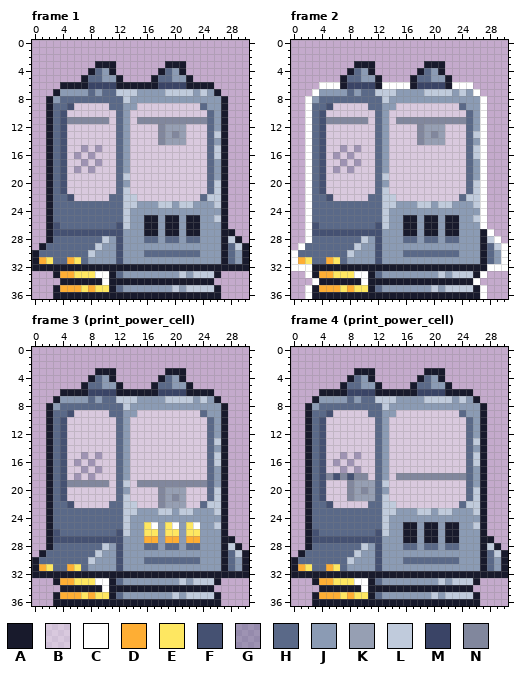
Pixel-art file -- public/sprites/print_machine_2.aseprite. Above: the version before the commit.
31x37 pixels, 11 frames. Colours within 5 levels of each other are drawn and written as one. Shown: frame 1, frame 2, frame 3 (print_power_cell), frame 4 (print_power_cell). The commit also changed other frames, which this record leaves out.
Visible layers, top first: "Layer 4" opacity 36%, "Layer 2", "Layer 3", "Layer 1".
Palette (. is transparent): A #181a2c  B #ffffff5c  C #ffffff  D #feae34  E #fee761  F #455172  G #5a69885c  H #5a6988  J #8b9bb4  K #969fb3  L #c0cbdc  M #3a4466  N #81879d
Pixels before, frame 1, first column x 0:
 3 .........AAA.......AAA.........
 4 ........AHJA......AHJA.........
 5 .......AHHJJA....AHHJJA........
 6 ....AAAAMMMMAAAAAAMMMMAAAA.....
 7 ...AJJJJHJHHLLLJJJJLLLLJLJA....
 8 ..AJHHHHHHHHHLJJJJJJJJJJJJJA...
 9 ..AHHFBBBBBHHJJBBBBBBBBBHJJA...
10 ..AHFBBBBBBBHJBBBBBBBBBBBHJA...
11 ..AHFNNNNNNBHJBNNNNNNNNNNHJA...
12 ..AHFBBBBBBBHJBBBBNKKKBBBHJA...
13 ..AHFBBBBBBBHJBBBBNKNKBBBHLA...
14 ..AHFBBBBBBBHJBBBBNKKKBBBHJA...
15 ..AHFBBGBGBBHJBBBBBBBBBBBHLA...
16 ..AHFBGBGBBBHJBBBBBBBBBBBHLA...
17 ..AHFBBGBGBBHJBBBBBBBBBBBHJA...
18 ..AHFBGBGBBBHJBBBBBBBBBBBHJA...
19 ..AHFBBBBBBBHLBBBBBBBBBBBHJA...
20 ..AHFBBBBBBBHJBBBBBBBBBBBHLA...
21 ..AHFBBBBBBBHLBBBBBBBBBBBHLA...
22 ..AHHFBBBBBHHLLBBBBBBBBBHLLA...
23 ..AHHHHHHHHHHLLJJJLLJLLJJJLA...
24 ..AHHHHHHHHHHLJJJJJJJJJJJJJA...
25 ..AHHHHHHHHHHLJJAAJAAJAAJJLA...
26 ..AFHHHHHHHHFLJJAAJAAJAAJJJA...
27 ..AFFFFFFFFFFJJJAAJAAJAAJJJAA..
28 ..AHHHHHHHLJFJJJHHJHHJHHJJJALA.
29 .AHHHHHHHLJJFJJJJJJJJJJJJJJAHLA
30 AHHHHHHHLJJJFJJJHHHHHHHHJJJAHJA
31 ADEHHDEHJJJJFJJJJJJJJJJJJJJAHJA
32 AAAAAAAAAAAAAAAAAAAAAAAAAAAAAAA
33 ...ADDEEECCAHJJJJJJJJLJLLLA....
34 ....AAAAAACAAAAAAAAAAAAAAA.....
35 ...ADDDEDEEAHJJJJJJJLJLLLLA....
36 ...AAAAAAAAAAAAAAAAAAAAAAAA....
Pixels before, frame 2, first column x 0:
 3 .........AAA.......AAA.........
 4 ........AHJA......AHJA.........
 5 .......AHHJJA....AHHJJA........
 6 ....CCCAMMMMACCCCAMMMMACCC.....
 7 ...CJJJJHJHHLLLJJJJLLLLJLJC....
 8 ..CJHHHHHHHHHLJJJJJJJJJJJJJC...
 9 ..CHHFBBBBBHHJJBBBBBBBBBHJJC...
10 ..CHFBBBBBBBHJBBBBBBBBBBBHJC...
11 ..CHFNNNNNNBHJBNNNNNNNNNNHJC...
12 ..CHFBBBBBBBHJBBBBNKKKBBBHJC...
13 ..CHFBBBBBBBHJBBBBNKNKBBBHLC...
14 ..CHFBBBBBBBHJBBBBNKKKBBBHJC...
15 ..CHFBBGBGBBHJBBBBBBBBBBBHLC...
16 ..CHFBGBGBBBHJBBBBBBBBBBBHLC...
17 ..CHFBBGBGBBHJBBBBBBBBBBBHJC...
18 ..CHFBGBGBBBHJBBBBBBBBBBBHJC...
19 ..CHFBBBBBBBHLBBBBBBBBBBBHJC...
20 ..CHFBBBBBBBHJBBBBBBBBBBBHLC...
21 ..CHFBBBBBBBHLBBBBBBBBBBBHLC...
22 ..CHHFBBBBBHHLLBBBBBBBBBHLLC...
23 ..CHHHHHHHHHHLLJJJLLJLLJJJLC...
24 ..CHHHHHHHHHHLJJJJJJJJJJJJJC...
25 ..CHHHHHHHHHHLJJAAJAAJAAJJLC...
26 ..CFHHHHHHHHFLJJAAJAAJAAJJJC...
27 ..CFFFFFFFFFFJJJAAJAAJAAJJJAC..
28 ..CHHHHHHHLJFJJJHHJHHJHHJJJALC.
29 .CHHHHHHHLJJFJJJJJJJJJJJJJJAHLC
30 CHHHHHHHLJJJFJJJHHHHHHHHJJJAHJC
31 CDEHHDEHJJJJFJJJJJJJJJJJJJJAHJC
32 CCCAAAAAAAAAAAAAAAAAAAAAAAAACCC
33 ..CADDEEECCAHJJJJJJJJLJLLLAC...
34 ...CAAAAAACAAAAAAAAAAAAAAAC....
35 ..CADDDEDEEAHJJJJJJJLJLLLLAC...
36 ..CAAAAAAAAAAAAAAAAAAAAAAAAC...
Pixels before, frame 3 (print_power_cell), first column x 0:
 3 .........AAA.......AAA.........
 4 ........AHJA......AHJA.........
 5 .......AHHJJA....AHHJJA........
 6 ....AAAAMMMMAAAAAAMMMMAAAA.....
 7 ...AJJJJHJHHLLLJJJJLLLLJLJA....
 8 ..AJHHHHHHHHHLJJJJJJJJJJJJJA...
 9 ..AHHFBBBBBHHJJBBBBBBBBBHJJA...
10 ..AHFBBBBBBBHJBBBBBBBBBBBHJA...
11 ..AHFBBBBBBBHJBBBBBBBBBBBHJA...
12 ..AHFBBBBBBBHJBBBBBBBBBBBHJA...
13 ..AHFBBBBBBBHJBBBBBBBBBBBHLA...
14 ..AHFBBBBBBBHJBBBBBBBBBBBHJA...
15 ..AHFBBGBGBBHJBBBBBBBBBBBHLA...
16 ..AHFBGBGBBBHJBBBBBBBBBBBHLA...
17 ..AHFBBGBGBBHJBBBBBBBBBBBHJA...
18 ..AHFBGBGBBBHJBBBBBBBBBBBHJA...
19 ..AHFNNNNNNBHLBNNNNNNNNNNHJA...
20 ..AHFBBBBBBBHJBBBBNKKKBBBHLA...
21 ..AHFBBBBBBBHLBBBBNKNKBBBHLA...
22 ..AHHFBBBBBHHLLBBBNKKKBBHLLA...
23 ..AHHHHHHHHHHLLJJJLLJLLJJJLA...
24 ..AHHHHHHHHHHLJJJJJJJJJJJJJA...
25 ..AHHHHHHHHHHLJJECJECJECJJLA...
26 ..AFHHHHHHHHFLJJEEJEEJEEJJJA...
27 ..AFFFFFFFFFFJJJDDJDDJDDJJJAA..
28 ..AHHHHHHHLJFJJJHHJHHJHHJJJALA.
29 .AHHHHHHHLJJFJJJJJJJJJJJJJJAHLA
30 AHHHHHHHLJJJFJJJHHHHHHHHJJJAHJA
31 ADEHHDEHJJJJFJJJJJJJJJJJJJJAHJA
32 AAAAAAAAAAAAAAAAAAAAAAAAAAAAAAA
33 ...ADDEEECCAHJJJJJJJJLJLLLA....
34 ....AAAAAACAAAAAAAAAAAAAAA.....
35 ...ADDDEDEEAHJJJJJJJLJLLLLA....
36 ...AAAAAAAAAAAAAAAAAAAAAAAA....
Pixels before, frame 4 (print_power_cell), first column x 0:
 3 .........AAA.......AAA.........
 4 ........AHJA......AHJA.........
 5 .......AHHJJA....AHHJJA........
 6 ....AAAAMMMMAAAAAAMMMMAAAA.....
 7 ...AJJJJHJHHLLLJJJJLLLLJLJA....
 8 ..AJHHHHHHHHHLJJJJJJJJJJJJJA...
 9 ..AHHFBBBBBHHJJBBBBBBBBBHJJA...
10 ..AHFBBBBBBBHJBBBBBBBBBBBHJA...
11 ..AHFBBBBBBBHJBBBBBBBBBBBHJA...
12 ..AHFBBBBBBBHJBBBBBBBBBBBHJA...
13 ..AHFBBBBBBBHJBBBBBBBBBBBHLA...
14 ..AHFBBBBBBBHJBBBBBBBBBBBHJA...
15 ..AHFBBGBGBBHJBBBBBBBBBBBHLA...
16 ..AHFBGBGBBBHJBBBBBBBBBBBHLA...
17 ..AHFBBGBGBBHJBBBBBBBBBBBHJA...
18 ..AHFNFNFNNBHJBNNNNNNNNNNHJA...
19 ..AHFBBBNKKKHLBBBBBBBBBBBHJA...
20 ..AHFBBBNKNKHJBBBBBBBBBBBHLA...
21 ..AHFBBBNKKKHLBBBBBBBBBBBHLA...
22 ..AHHFBBBBBHHLLBBBBBBBBBHLLA...
23 ..AHHHHHHHHHHLLJJJLLJLLJJJLA...
24 ..AHHHHHHHHHHLJJJJJJJJJJJJJA...
25 ..AHHHHHHHHHHLJJAAJAAJAAJJLA...
26 ..AFHHHHHHHHFLJJAAJAAJAAJJJA...
27 ..AFFFFFFFFFFJJJAAJAAJAAJJJAA..
28 ..AHHHHHHHLJFJJJHHJHHJHHJJJALA.
29 .AHHHHHHHLJJFJJJJJJJJJJJJJJAHLA
30 AHHHHHHHLJJJFJJJHHHHHHHHJJJAHJA
31 ADEHHDEHJJJJFJJJJJJJJJJJJJJAHJA
32 AAAAAAAAAAAAAAAAAAAAAAAAAAAAAAA
33 ...ADDEEECCAHJJJJJJJJLJLLLA....
34 ....AAAAAACAAAAAAAAAAAAAAA.....
35 ...ADDDEDEEAHJJJJJJJLJLLLLA....
36 ...AAAAAAAAAAAAAAAAAAAAAAAA....
Now the later version:
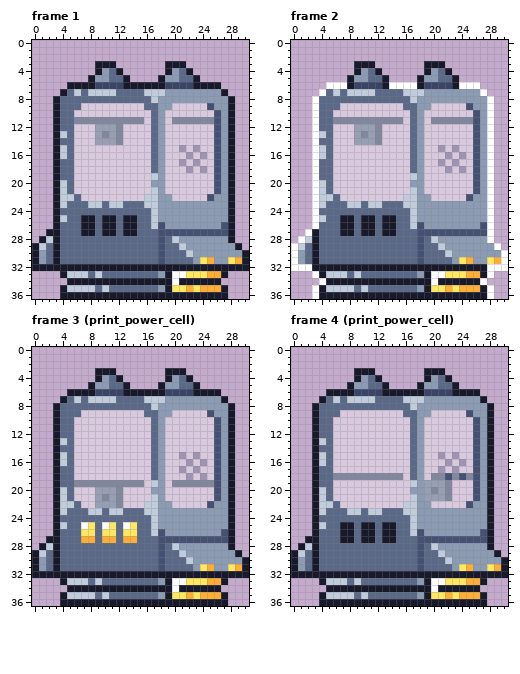
Difference:
Changed rows in their new state; - is an unchanged pixel.
Frame 1, layers "Layer 4", "Layer 3", "Layer 1":
first column x 0:
 4 --------.A-HA-----.A-HA--------
 5 -------.AJ-HHA---.AJ-HHA-------
 6 ----.---A---M-----A---M---A----
 7 ---.AHLHLLLLHHHHLLLJJJJ-J-JA---
 8 --.A---------HHHHL---------JA--
 9 --.A-HH----BBBB-HHJJ----BF-JA--
10 --.AHH------BB---HJ------BFJA--
11 --.AHH-----NNNN-BHJB-----NFJA--
12 --.AHH---KKKNB---HJBBB---BFJA--
13 --.ALH---KNKNB---HJBBB---BFJA--
14 --.AHH---KKKNB---HJBBB---BFJA--
15 --.ALH-B-B--BB---HJ--G-G-BFJA--
16 --.ALHB-B---BB---HJ---G-GBFJA--
17 --.AHH-B-B--BB---HJ--G-G-BFJA--
18 --.AHHB-B---BB---HJ---G-GBFJA--
19 --.AHH------BB---LJ------BFJA--
20 --.ALH------BB---JJ------BFJA--
21 --.ALH------BB---LJ------BFJA--
22 --.ALLH----BBBB-LLJJ----BFJJA--
23 --.AL---LL-LLHHHLLJJ-JJ---JJA--
24 --.A---------HHHHL---------JA--
25 --.AL--AA-AA-AAHHL-JJ-JJ--JJA--
26 --.A---AA-AAHAAHHLFJJ-JJ---FA--
27 ---AHHHAAHAAHAAHHHFFFFFFFFFF---
28 -ALA------HHHHHH--F-L-JJ---JA.-
29 AL-A-----HHHHHHHHHFHHL-----JJA.
30 -J-A----HHHHHHHH--F---LJ---JJ--
31 -JHA-HH-HHHHHHHHHHFHHHH-ED-JED-
33 ---.ALLLHLHH-HHHHH-ACCEEEDDA---
34 ----.-----A---------C-----A----
35 ---.ALLLLHLH-HHHHH-AEEDEDDDA---
36 ---.-----------------------A---
Frame 2:
first column x 0:
 4 --------.A-HA-----.A-HA--------
 5 -------.AJ-HHA---.AJ-HHA-------
 6 ----.--CA---MA---CA---MA--C----
 7 ---.CHLHLLLLHHHHLLLJJJJ-J-JC---
 8 --.C---------HHHHL---------JC--
 9 --.C-HH----BBBB-HHJJ----BF-JC--
10 --.CHH------BB---HJ------BFJC--
11 --.CHH-----NNNN-BHJB-----NFJC--
12 --.CHH---KKKNB---HJBBB---BFJC--
13 --.CLH---KNKNB---HJBBB---BFJC--
14 --.CHH---KKKNB---HJBBB---BFJC--
15 --.CLH-B-B--BB---HJ--G-G-BFJC--
16 --.CLHB-B---BB---HJ---G-GBFJC--
17 --.CHH-B-B--BB---HJ--G-G-BFJC--
18 --.CHHB-B---BB---HJ---G-GBFJC--
19 --.CHH------BB---LJ------BFJC--
20 --.CLH------BB---JJ------BFJC--
21 --.CLH------BB---LJ------BFJC--
22 --.CLLH----BBBB-LLJJ----BFJJC--
23 --.CL---LL-LLHHHLLJJ-JJ---JJC--
24 --.C---------HHHHL---------JC--
25 --.CL--AA-AA-AAHHL-JJ-JJ--JJC--
26 --.C---AA-AAHAAHHLFJJ-JJ---FC--
27 ---AHHHAAHAAHAAHHHFFFFFFFFFF---
28 -CLA------HHHHHH--F-L-JJ---JC.-
29 CL-A-----HHHHHHHHHFHHL-----JJC.
30 -J-A----HHHHHHHH--F---LJ---JJ--
31 -JHA-HH-HHHHHHHHHHFHHHH-ED-JED-
33 --.CALLLHLHH-HHHHH-ACCEEEDDAC--
34 ---.C-----A---------C-----AC---
35 --.CALLLLHLH-HHHHH-AEEDEDDDAC--
36 --.C-----------------------AC--
Frame 3 (print_power_cell), layers "Layer 4", "Layer 3", "Layer 1":
first column x 0:
 4 --------.A-HA-----.A-HA--------
 5 -------.AJ-HHA---.AJ-HHA-------
 6 ----.---A---M-----A---M---A----
 7 ---.AHLHLLLLHHHHLLLJJJJ-J-JA---
 8 --.A---------HHHHL---------JA--
 9 --.A-HH----BBBB-HHJJ----BF-JA--
10 --.AHH------BB---HJ------BFJA--
11 --.AHH------BB---HJ------BFJA--
12 --.AHH------BB---HJ------BFJA--
13 --.ALH------BB---HJ------BFJA--
14 --.AHH------BB---HJ------BFJA--
15 --.ALH-B-B--BB---HJ--G-G-BFJA--
16 --.ALHB-B---BB---HJ---G-GBFJA--
17 --.AHH-B-B--BB---HJ--G-G-BFJA--
18 --.AHHB-B---BB---HJ---G-GBFJA--
19 --.AHH-----NNNN-BLJB-----NFJA--
20 --.ALH---KKKNB---JJBBB---BFJA--
21 --.ALH---KNKNB---LJBBB---BFJA--
22 --.ALLH--KKKNBB-LLJJBB--BFJJA--
23 --.AL---LL-LLHHHLLJJ-JJ---JJA--
24 --.A---------HHHHL---------JA--
25 --.AL--CE-CE-CEHHL-JJ-JJ--JJA--
26 --.A---EE-EEHEEHHLFJJ-JJ---FA--
27 ---AHHHDDHDDHDDHHHFFFFFFFFFF---
28 -ALA------HHHHHH--F-L-JJ---JA.-
29 AL-A-----HHHHHHHHHFHHL-----JJA.
30 -J-A----HHHHHHHH--F---LJ---JJ--
31 -JHA-HH-HHHHHHHHHHFHHHH-ED-JED-
33 ---.ALLLHLHH-HHHHH-ACCEEEDDA---
34 ----.-----A---------C-----A----
35 ---.ALLLLHLH-HHHHH-AEEDEDDDA---
36 ---.-----------------------A---
Frame 4 (print_power_cell), layers "Layer 4", "Layer 3", "Layer 1":
first column x 0:
 4 --------.A-HA-----.A-HA--------
 5 -------.AJ-HHA---.AJ-HHA-------
 6 ----.---A---M-----A---M---A----
 7 ---.AHLHLLLLHHHHLLLJJJJ-J-JA---
 8 --.A---------HHHHL---------JA--
 9 --.A-HH----BBBB-HHJJ----BF-JA--
10 --.AHH------BB---HJ------BFJA--
11 --.AHH------BB---HJ------BFJA--
12 --.AHH------BB---HJ------BFJA--
13 --.ALH------BB---HJ------BFJA--
14 --.AHH------BB---HJ------BFJA--
15 --.ALH-B-B--BB---HJ--G-G-BFJA--
16 --.ALHB-B---BB---HJ---G-GBFJA--
17 --.AHH-B-B--BB---HJ--G-G-BFJA--
18 --.AHHN-N--NNNN-BHJB--F-FNFJA--
19 --.AHH--BBBBBB---LJKKKN--BFJA--
20 --.ALH--BBBBBB---JJKNKN--BFJA--
21 --.ALH--BBBBBB---LJKKKN--BFJA--
22 --.ALLH----BBBB-LLJJ----BFJJA--
23 --.AL---LL-LLHHHLLJJ-JJ---JJA--
24 --.A---------HHHHL---------JA--
25 --.AL--AA-AA-AAHHL-JJ-JJ--JJA--
26 --.A---AA-AAHAAHHLFJJ-JJ---FA--
27 ---AHHHAAHAAHAAHHHFFFFFFFFFF---
28 -ALA------HHHHHH--F-L-JJ---JA.-
29 AL-A-----HHHHHHHHHFHHL-----JJA.
30 -J-A----HHHHHHHH--F---LJ---JJ--
31 -JHA-HH-HHHHHHHHHHFHHHH-ED-JED-
33 ---.ALLLHLHH-HHHHH-ACCEEEDDA---
34 ----.-----A---------C-----A----
35 ---.ALLLLHLH-HHHHH-AEEDEDDDA---
36 ---.-----------------------A---
Pixel boxes of the changes (left, top, right, bottom) in both pictures:
changed: (32, 68, 249, 299)
changed: (291, 68, 508, 299)
changed: (32, 375, 249, 606)
changed: (291, 375, 508, 606)
